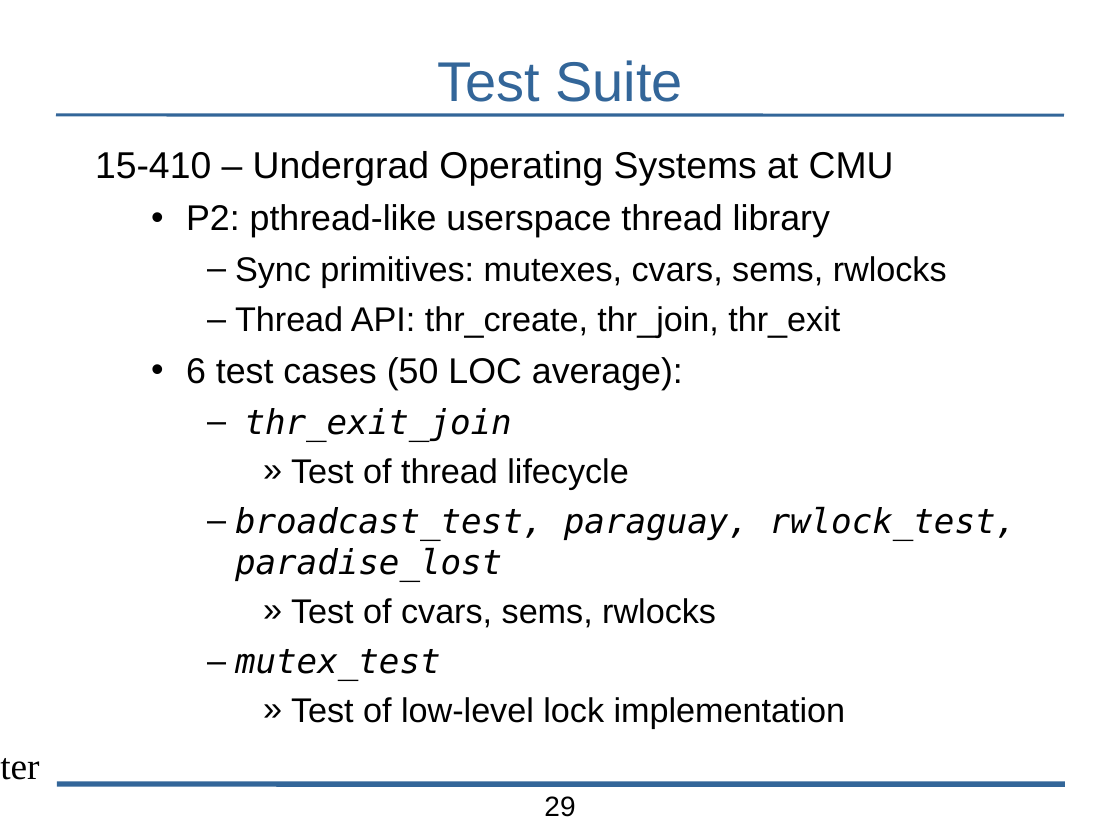
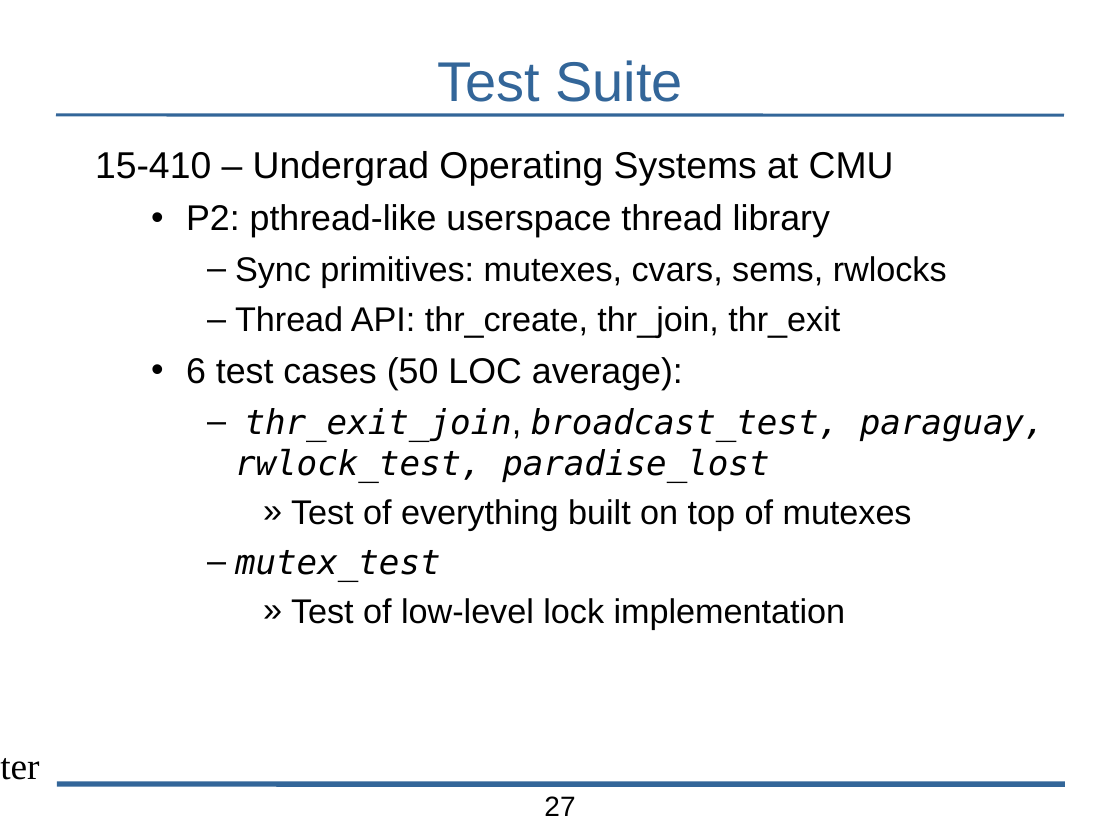
Before and after one commit to bblum/talks, a slide deck: slide 27 of pdl-retreat/2015/pdl-talk.odp (slide 29 before the commit). Drawn at 1120x840 pixels with LibreOffice and Linux fonts; fonts in the diff are those of the drawing; background and template pictures are left out. Boxes give left, top, right and bottom in pixels: in the first picture for what was removed or moved away, otherwise in the second. Text is boxed around its words. In the diff, an @@ line names an element or a change of style, - is before the commit and + after.

Commit message:
finish pdl talk 2015

```diff
--- a/pdl-retreat/2015/pdl-talk.odp
+++ b/pdl-retreat/2015/pdl-talk.odp
@@ text at (235, 408, 1045, 530): text changed @@
-    – thr_exit_join
-      » Test of thread lifecycle
-    – broadcast_test, paraguay, rwlock_test, paradise_lost
-      » Test of cvars, sems, rwlocks
+    – thr_exit_join, broadcast_test, paraguay, rwlock_test, paradise_lost
+      » Test of everything built on top of mutexes
@@ page number at (544, 796, 575, 816): text changed @@
-29
+27
```
Also in this commit, not shown: 10 other slides changed, 5 slides added, 3 slides removed, 1 other file.
